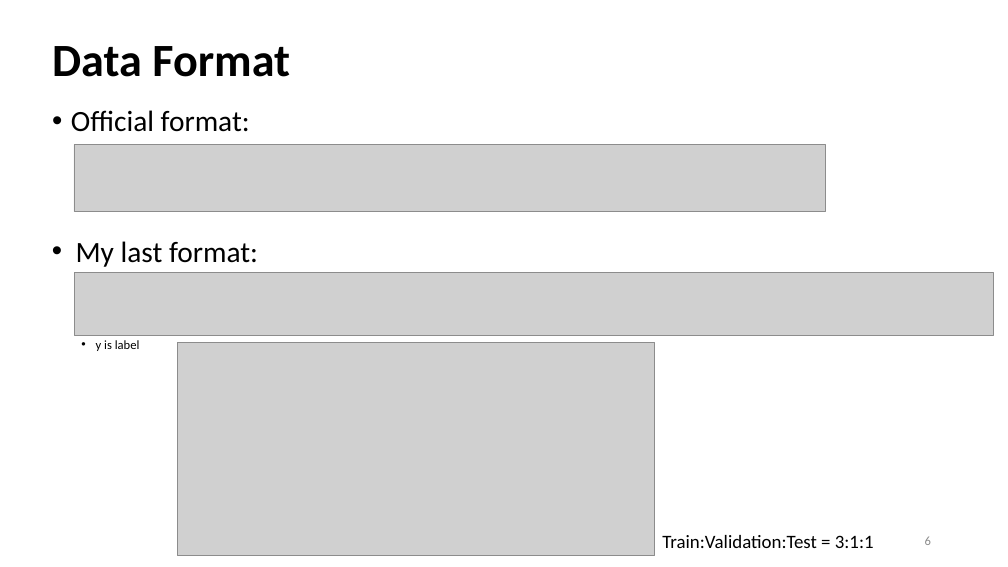
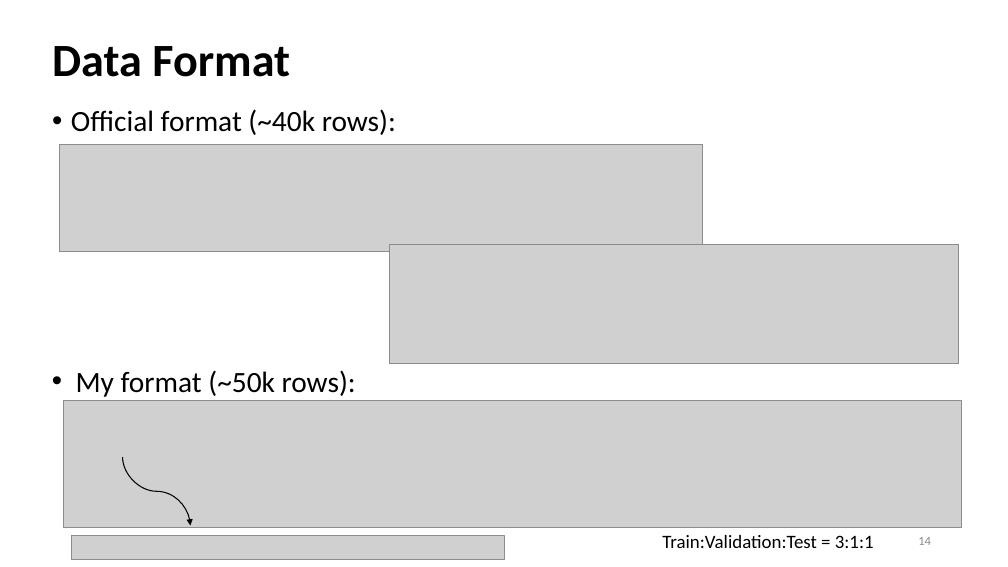
Before and after one commit to Bai1026/Intern-IIS, a slide deck: slide 14 of Meeting/Presentation_0802.pptx (slide 6 before the commit). Drawn at 1008x567 pixels with LibreOffice and Linux fonts; fonts in the diff are those of the drawing; grey boxes stand for pictures. Boxes give left, top, right and bottom in pixels: in the first picture for what was removed or moved away, otherwise in the second. Text is boxed around its words. In the diff, an @@ line names an element or a change of style, - is before the commit and + after.

```diff
--- a/Meeting/Presentation_0802.pptx
+++ b/Meeting/Presentation_0802.pptx
@@ text at [71, 109, 396, 135]: text changed @@
-• Official format:
+• Official format (~40k rows):
@@ picture: place and size @@
-picture at [74, 145, 826, 212]
+picture at [60, 144, 702, 252]
@@ picture added at [389, 244, 959, 364] @@
@@ picture removed at [74, 272, 994, 336] @@
@@ text removed at [96, 340, 140, 351] @@
-• y is label
@@ picture removed at [178, 343, 656, 556] @@
@@ text at [76, 370, 356, 397]: text changed @@
-• My last format:
+• My format (~50k rows):
@@ picture added at [64, 401, 962, 528] @@
@@ curved arrow added from (123, 457) to (191, 526), #000000 1 pt @@
@@ picture added at [71, 536, 504, 560] @@
@@ page number at [918, 537, 931, 545]: text changed @@
-6
+14
```
Also in this commit, not shown: 6 other slides changed, 12 slides added, 9 slides removed, 47 other files.
